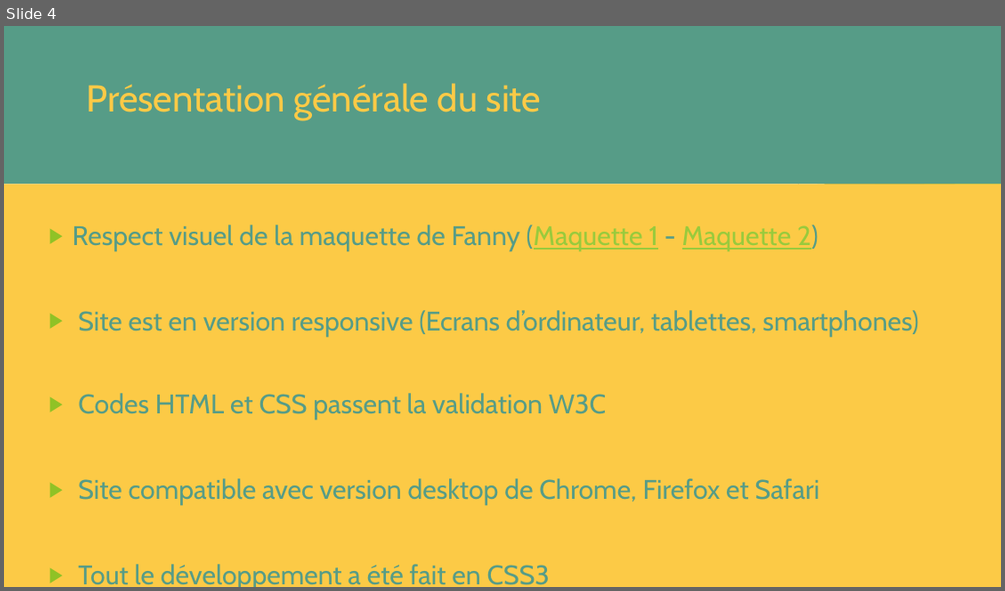
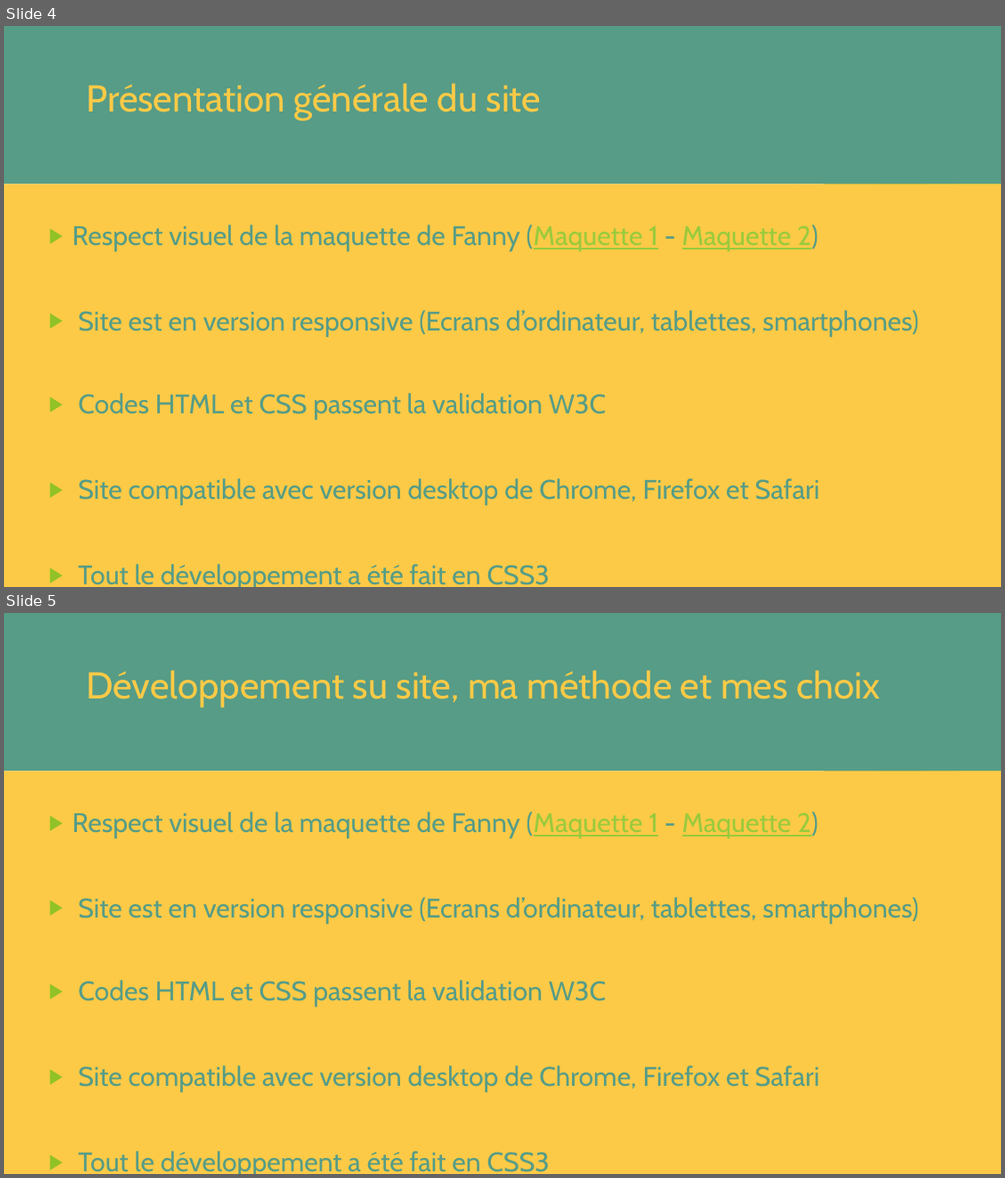
Before and after one commit to RichardZ1/Projet3_AnimationsWeb, a slide deck: OhMyFood!.pptx. Shown one above the other, each under a label of ours: slide 4 before the commit, slides 4 and 5 after it. The pictures are 1005x591 and 1005x1178 pixels, drawn with LibreOffice and Linux fonts; fonts in the diff are those of the drawing. Boxes give left, top, right and bottom in pixels: in the first picture for what was removed or moved away, otherwise in the second. Text is boxed around its words. In the diff, an @@ line names an element or a change of style, - is before the commit and + after.

```diff
--- a/OhMyFood!.pptx
+++ b/OhMyFood!.pptx
@@ slide 5 added at bbox=[4, 613, 1001, 1174], background #FFFFFF; not listed: 10 template elements that a slide beside it also shows @@
@@ title added at bbox=[4, 613, 1001, 771], fill #569C87, 36 pt, text #FCCA46 @@
+Développement su site, ma méthode et mes choix
@@ text added at bbox=[4, 771, 1001, 1174], fill #FCCA46, 25.9 pt, text #569C87 @@
+  ▶ Respect visuel de la maquette de Fanny (Maquette 1 - Maquette 2)
+  ▶ Site est en version responsive (Ecrans d’ordinateur, tablettes, smartphones)
+  ▶ Codes HTML et CSS passent la validation W3C
+  ▶ Site compatible avec version desktop de Chrome, Firefox et Safari
+  ▶ Tout le développement a été fait en CSS3
```
Also in this commit, not shown: 4 other files.
